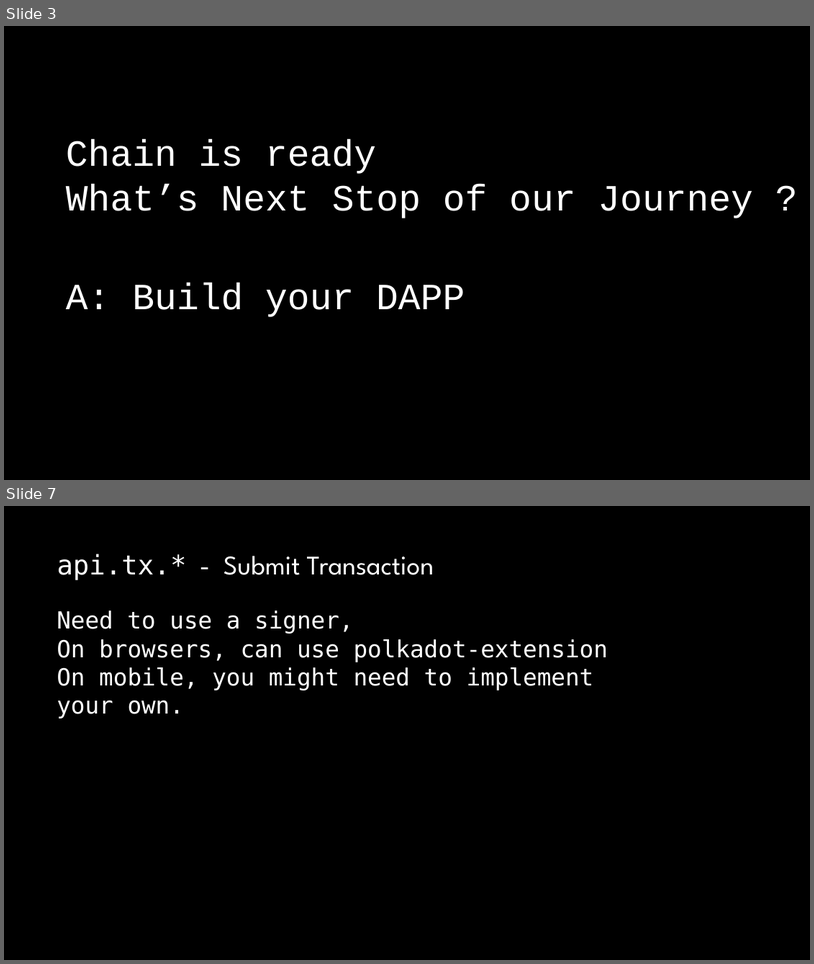
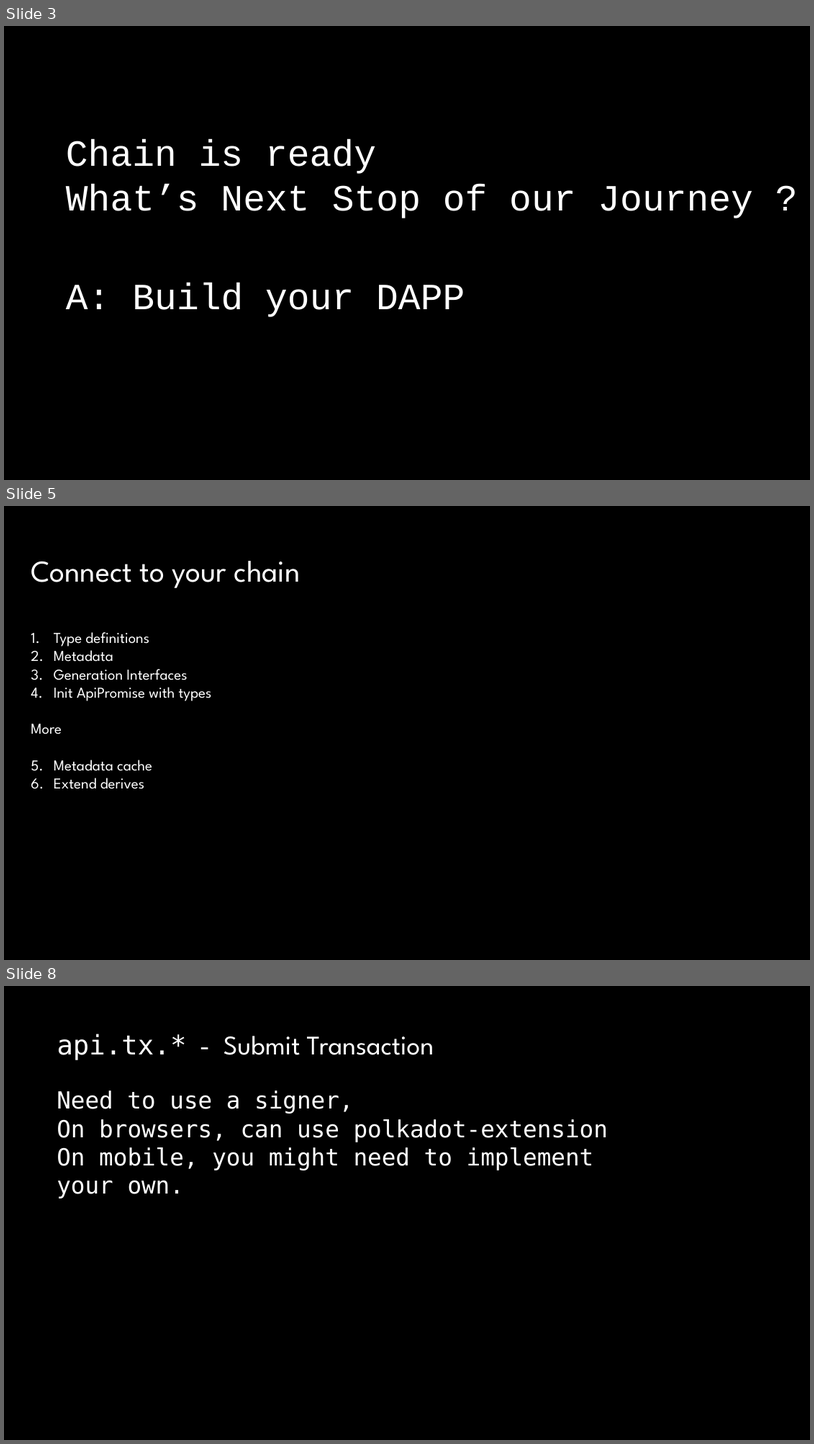
Before and after one commit to OnFinality-io/substrate-acad-workshop-polkadot-js, a slide deck: SubstrateAcadWorkshop.pptx. Shown one above the other, each under a label of ours: slides 3 and 7 before the commit, slides 3, 5 and 8 after it; the slides between them are not shown. The pictures are 814x964 and 814x1444 pixels, drawn with LibreOffice and Linux fonts; fonts in the diff are those of the drawing; background and template pictures are left out. Boxes give left, top, right and bottom in pixels: in the first picture for what was removed or moved away, otherwise in the second. Text is boxed around its words. In the diff, an @@ line names an element or a change of style, - is before the commit and + after.

```diff
--- a/SubstrateAcadWorkshop.pptx
+++ b/SubstrateAcadWorkshop.pptx
@@ slide 5 added at [4,506,810,960], background picture (left out) @@
@@ text added at [31,561,301,588], 36 pt, text #FFFFFF @@
+Connect to your chain
@@ text added at [31,632,212,789], 18 pt, text #FFFFFF @@
+1. Type definitions
+2. Metadata
+3. Generation Interfaces
+4. Init ApiPromise with types
+More
+1. Metadata cache
+2. Extend derives
@@ what was slide 7 is now slide 8 @@
```
Also in this commit, not shown: 2 slides changed, 7 other slides added, 7 slides removed, 16 other files.
